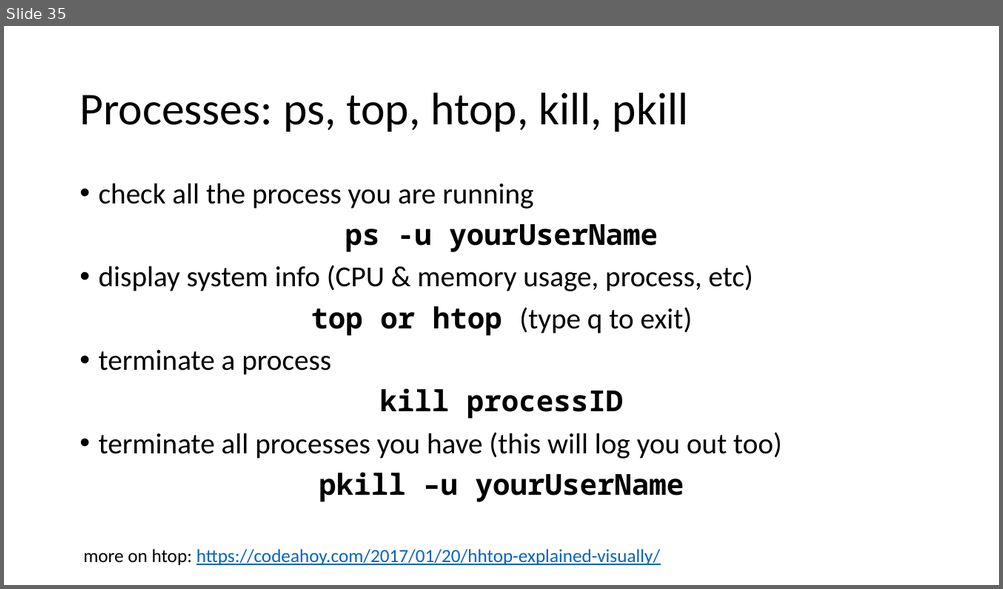
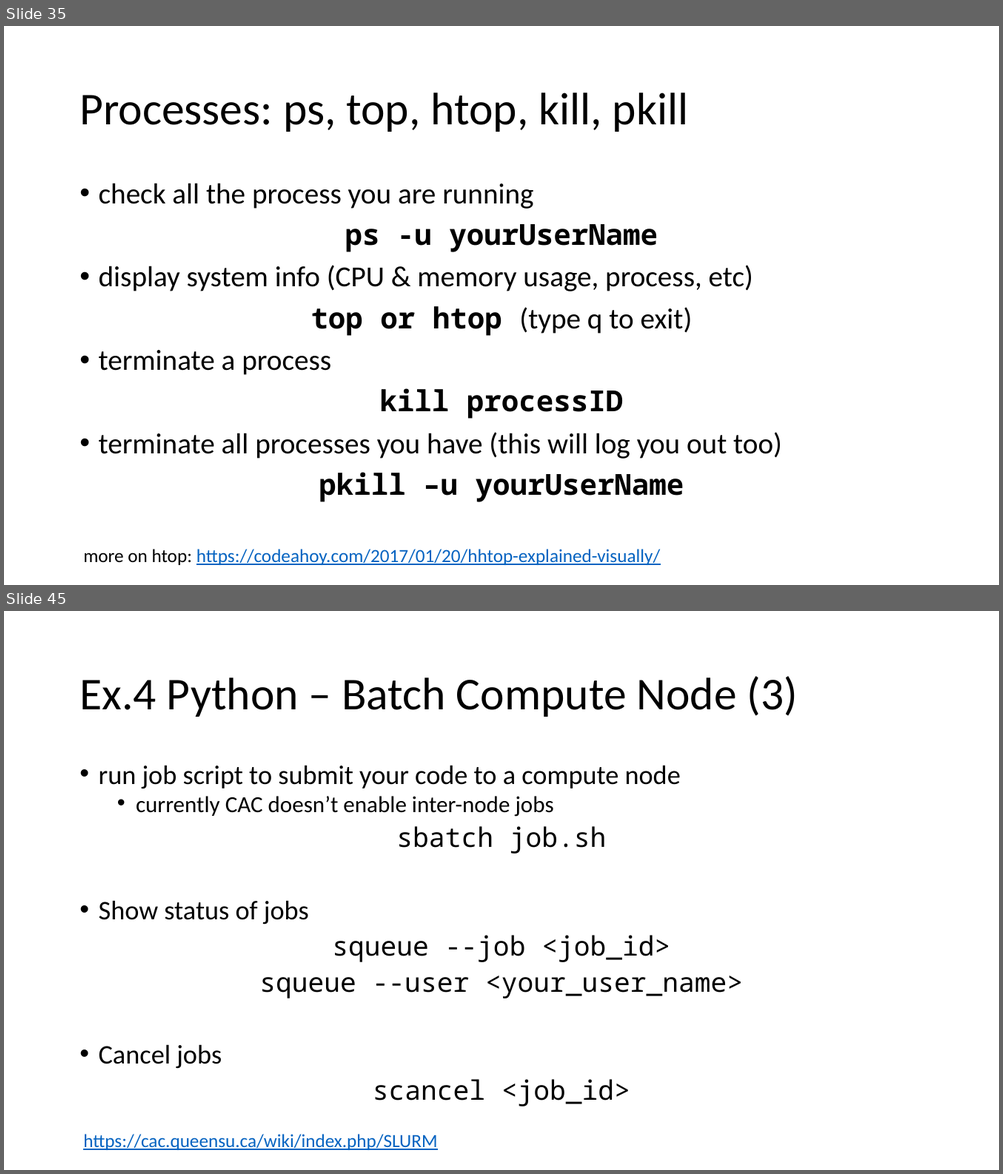
Before and after one commit to tdmdal/rrn-workshop, a slide deck: rrn_intro.pptx. Shown one above the other, each under a label of ours: slide 35 before the commit, slides 35 and 45 after it; the slides between them are not shown. The pictures are 1003x589 and 1003x1174 pixels, drawn with LibreOffice and Linux fonts; fonts in the diff are those of the drawing. Boxes give left, top, right and bottom in pixels: in the first picture for what was removed or moved away, otherwise in the second. Text is boxed around its words. In the diff, an @@ line names an element or a change of style, - is before the commit and + after.

Commit message:
added python example

```diff
--- a/rrn_intro.pptx
+++ b/rrn_intro.pptx
@@ slide 45 added at <box>4,611,999,1170</box>, background #FFFFFF @@
@@ title added at <box>79,676,797,717</box>, 44 pt, text #000000 @@
+Ex.4 Python – Batch Compute Node (3)
@@ text added at <box>99,765,743,1107</box>, 25.9 pt, text #000000 @@
+• run job script to submit your code to a compute node
+  • currently CAC doesn’t enable inter-node jobs
+sbatch job.sh
+• Show status of jobs
+squeue --job <job_id>
+squeue --user <your_user_name>
+• Cancel jobs
+scancel <job_id>
@@ text added at <box>83,1134,437,1150</box>, 18 pt, text #0563C1, underline @@
+https://cac.queensu.ca/wiki/index.php/SLURM
```
Also in this commit, not shown: 7 slides changed, 9 other slides added, 2 other files.
